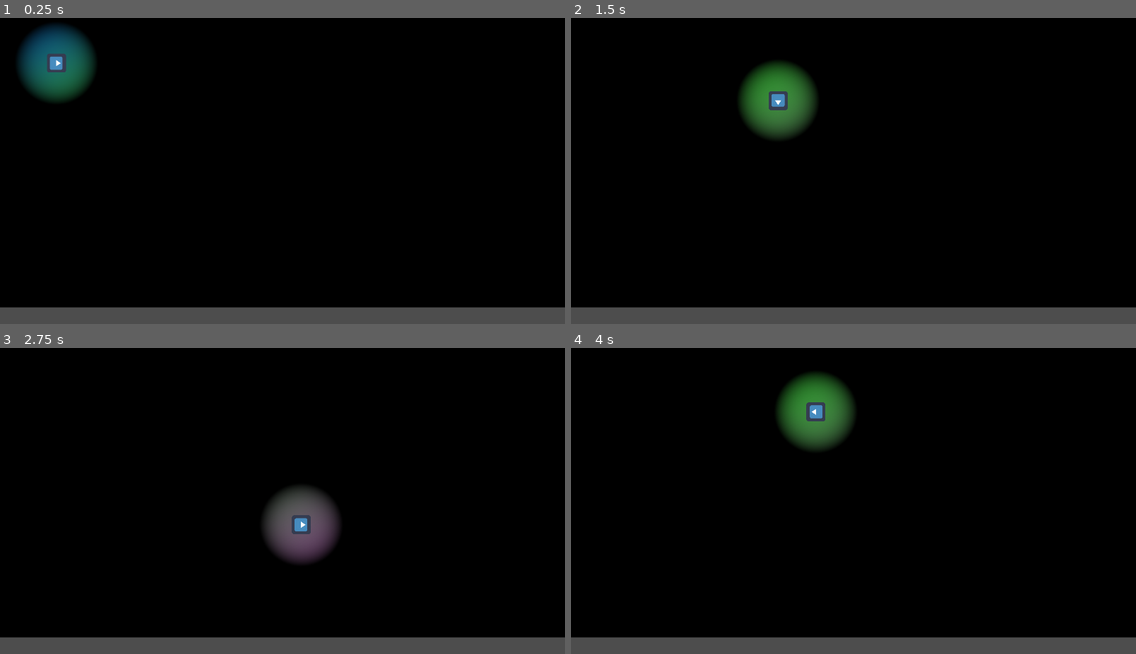
Above: before the commit, frames 1-4 (two rows, left to right).
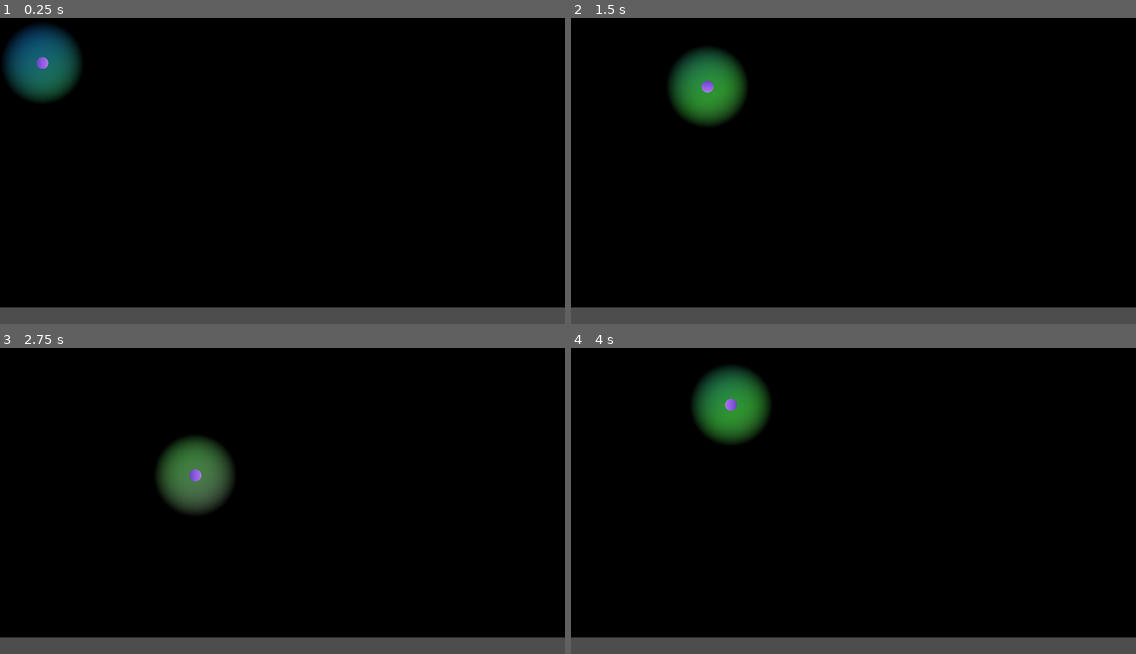
Above: after the commit, the same moments.

Repository: FeniXb3/Myopia
Game: Godot game, scene res://game.tscn
Two runs of this game, one before a commit and one after it. Both use one fixed random seed, a clock stepped at 60 frames per second and the inputs below. The engine's default icon, where the game draws it, is replaced by a stand-in: a white triangle on a blue panel in a dark square.
Inputs:
- Up to frame 1 (0.25 s): no input
- Up to frame 2 (1.5 s): hold D (move_right) 0.53-1.28 s; hold S (move_down) from 1.28 s (still down)
- Up to frame 3 (2.75 s): release S (move_down) at 2.03 s; hold D (move_right) from 2.03 s (still down)
- Up to frame 4 (4 s): release D (move_right) at 2.78 s; hold W (move_up) 2.78-3.53 s; hold A (move_left) from 3.53 s (still down)

The runs differ from the first frame. In frame 1, 2.3% of the frame differs, in the area x 0-17%, y 2-28%; in frame 2, 5.4%; in frame 3, 5.3%; in frame 4, 5.5%, in the area x 21-51%, y 5-34%.

Commit message:
Update player head and collectible sprites

Diff:
--- a/collectible/collectible.tscn
+++ b/collectible/collectible.tscn
@@ -1,17 +1,16 @@
 [gd_scene load_steps=8 format=3 uid="uid://dil0o4hddiwlo"]
 
 [ext_resource type="Script" path="res://collectible/collectible.gd" id="1_jn4p4"]
-[ext_resource type="Texture2D" uid="uid://cfql4qnftqi4q" path="res://icon.png" id="1_yx51y"]
 [ext_resource type="Resource" uid="uid://bd1fgadi66e7" path="res://variable_resources/player_position.tres" id="2_ar2oy"]
 [ext_resource type="AudioStream" uid="uid://syj8ohtaverf" path="res://collectible/tone1.ogg" id="3_r2n4b"]
 [ext_resource type="Resource" uid="uid://ci8k5cul1qghj" path="res://variable_resources/step.tres" id="3_uo1lq"]
 [ext_resource type="Resource" uid="uid://c5eoj1iyq2kc1" path="res://variable_resources/delay.tres" id="4_ewmvl"]
+[ext_resource type="Texture2D" uid="uid://1mpuy8x0rrh7" path="res://collectible/green_body_square.png" id="5_pxbn1"]
 
 [sub_resource type="RectangleShape2D" id="RectangleShape2D_js6fw"]
-size = Vector2(128, 128)
+size = Vector2(80, 80)
 
 [node name="Collectible" type="Node2D"]
-position = Vector2(704, 192)
 scale = Vector2(0.5, 0.5)
 script = ExtResource("1_jn4p4")
 player_position = ExtResource("2_ar2oy")
@@ -19,9 +18,8 @@
 delay = ExtResource("4_ewmvl")
 
 [node name="Sprite" type="Sprite2D" parent="."]
-modulate = Color(1, 0.0941176, 0.172549, 1)
 light_mask = 3
-texture = ExtResource("1_yx51y")
+texture = ExtResource("5_pxbn1")
 
 [node name="Area2D" type="Area2D" parent="."]
 unique_name_in_owner = true
--- a/player/player.gd
+++ b/player/player.gd
@@ -6,7 +6,8 @@
 var current_direction := Vector2.RIGHT
 var next_direction := Vector2.RIGHT
 var move_tween : Tween
-@onready var sprite_2d = $Sprite2D
+@onready var head = %Head
+
 @export var grid_size := Vector2(1920, 1080)
 @onready var area_2d = %Area2D
 @onready var collected_audio_steam_player = $CollectedAudioSteamPlayer
--- a/player/player.tscn
+++ b/player/player.tscn
@@ -2,25 +2,25 @@
 
 [ext_resource type="Script" path="res://player/player.gd" id="1_s5fx7"]
 [ext_resource type="Resource" uid="uid://ci8k5cul1qghj" path="res://variable_resources/step.tres" id="2_p1wwa"]
-[ext_resource type="Texture2D" uid="uid://cfql4qnftqi4q" path="res://icon.png" id="2_sml2w"]
 [ext_resource type="Resource" uid="uid://c5eoj1iyq2kc1" path="res://variable_resources/delay.tres" id="3_0b8w2"]
 [ext_resource type="Texture2D" uid="uid://7163f7jtlhbv" path="res://player/light_sprite.png" id="3_dtwqp"]
 [ext_resource type="Resource" uid="uid://bd1fgadi66e7" path="res://variable_resources/player_position.tres" id="4_swuib"]
+[ext_resource type="Texture2D" uid="uid://cnfy20kvhaxc7" path="res://player/body_parts/purple_body_circle.png" id="5_ob4bu"]
 [ext_resource type="AudioStream" uid="uid://rninidtcdelk" path="res://collectible/powerUp4.ogg" id="7_wrwu3"]
 
 [sub_resource type="RectangleShape2D" id="RectangleShape2D_xywwl"]
-size = Vector2(128, 128)
+size = Vector2(80, 80)
 
 [node name="Player" type="Node2D"]
-position = Vector2(267, 304)
 script = ExtResource("1_s5fx7")
 step = ExtResource("2_p1wwa")
 delay = ExtResource("3_0b8w2")
 player_position = ExtResource("4_swuib")
 
-[node name="Sprite2D" type="Sprite2D" parent="."]
+[node name="Head" type="Sprite2D" parent="."]
+unique_name_in_owner = true
 rotation = 1.5708
-texture = ExtResource("2_sml2w")
+texture = ExtResource("5_ob4bu")
 
 [node name="PointLight2D" type="PointLight2D" parent="."]
 texture = ExtResource("3_dtwqp")
--- a/variable_resources/step.tres
+++ b/variable_resources/step.tres
@@ -4,4 +4,4 @@
 
 [resource]
 script = ExtResource("1_rb7vo")
-value = 64
+value = 40
Binary file added: collectible/green_body_square.png
Not shown, added: collectible/green_body_square.png.import
Binary file added: player/body_parts/purple_body_circle.png
Not shown, added: player/body_parts/purple_body_circle.png.import
